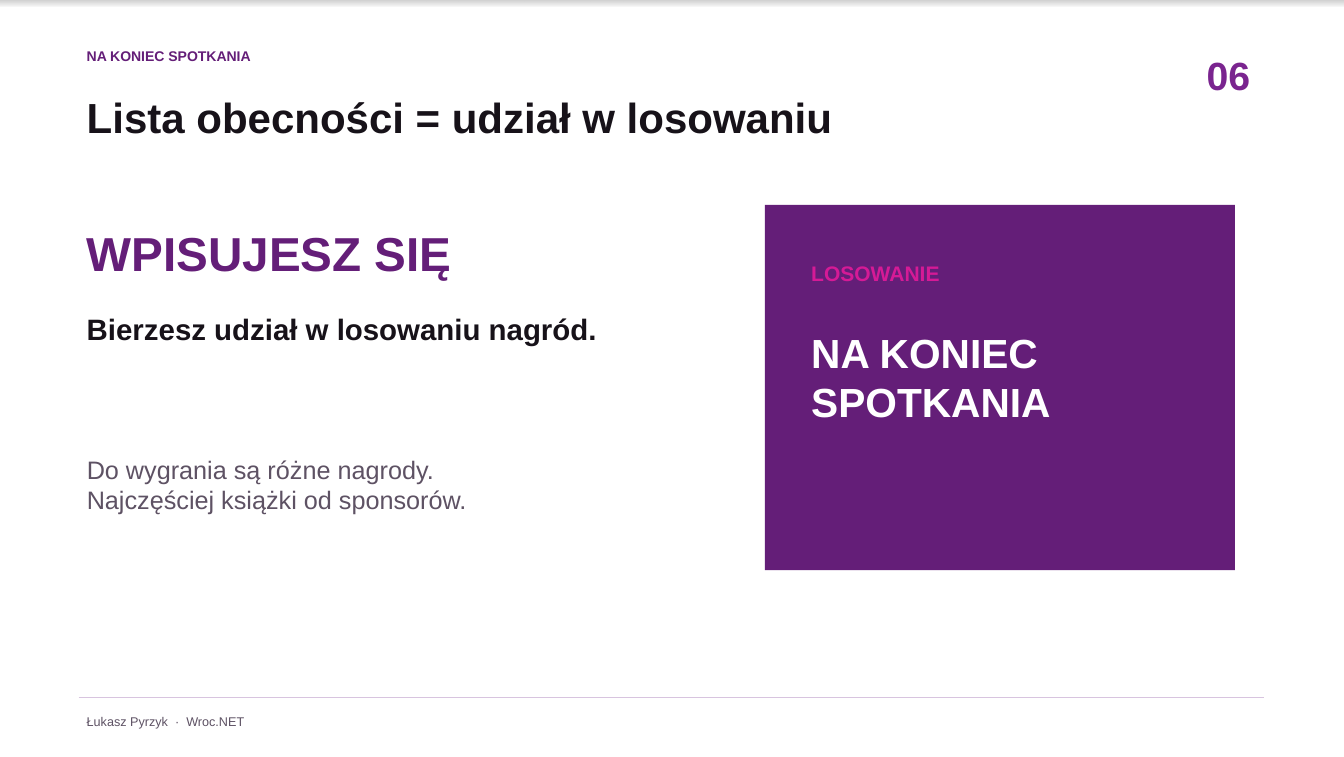
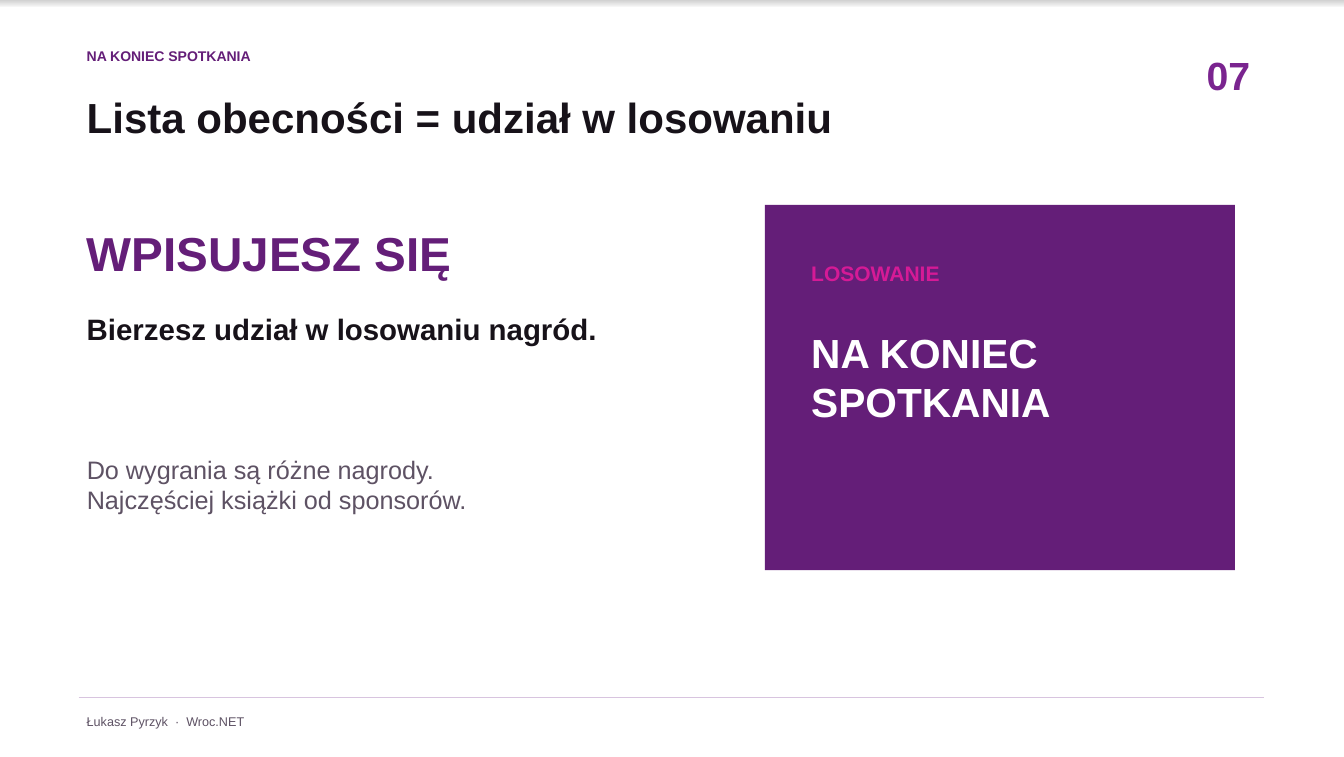
Before and after one commit to lukasz-pyrzyk/wrocnet.org, a slide deck: slide 7 of slides/171/2026-10-20-171-spotkanie.pptx (slide 6 before the commit). Drawn at 1344x757 pixels with LibreOffice and Linux fonts; fonts in the diff are those of the drawing. Boxes give left, top, right and bottom in pixels: in the first picture for what was removed or moved away, otherwise in the second. Text is boxed around its words. In the diff, an @@ line names an element or a change of style, - is before the commit and + after.

```diff
--- a/slides/171/2026-10-20-171-spotkanie.pptx
+++ b/slides/171/2026-10-20-171-spotkanie.pptx
@@ text at <box>1207,62,1251,91</box>: text changed @@
-06
+07
```
Also in this commit, not shown: 9 other slides changed, 1 slide added, 5 other files.
